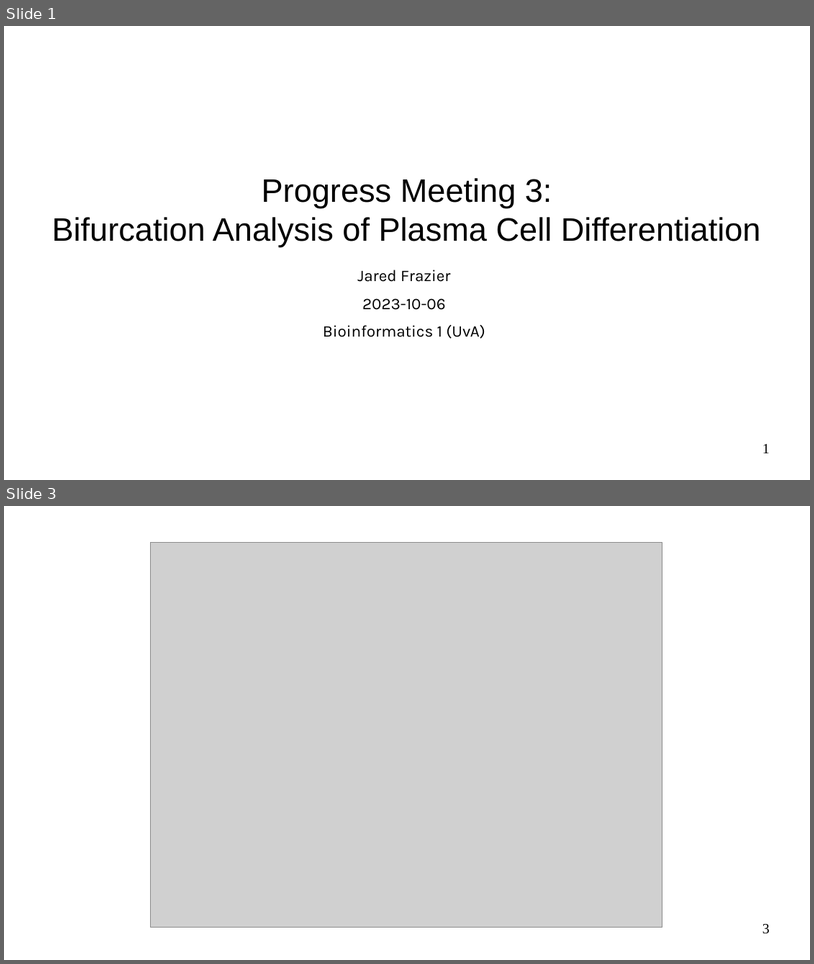
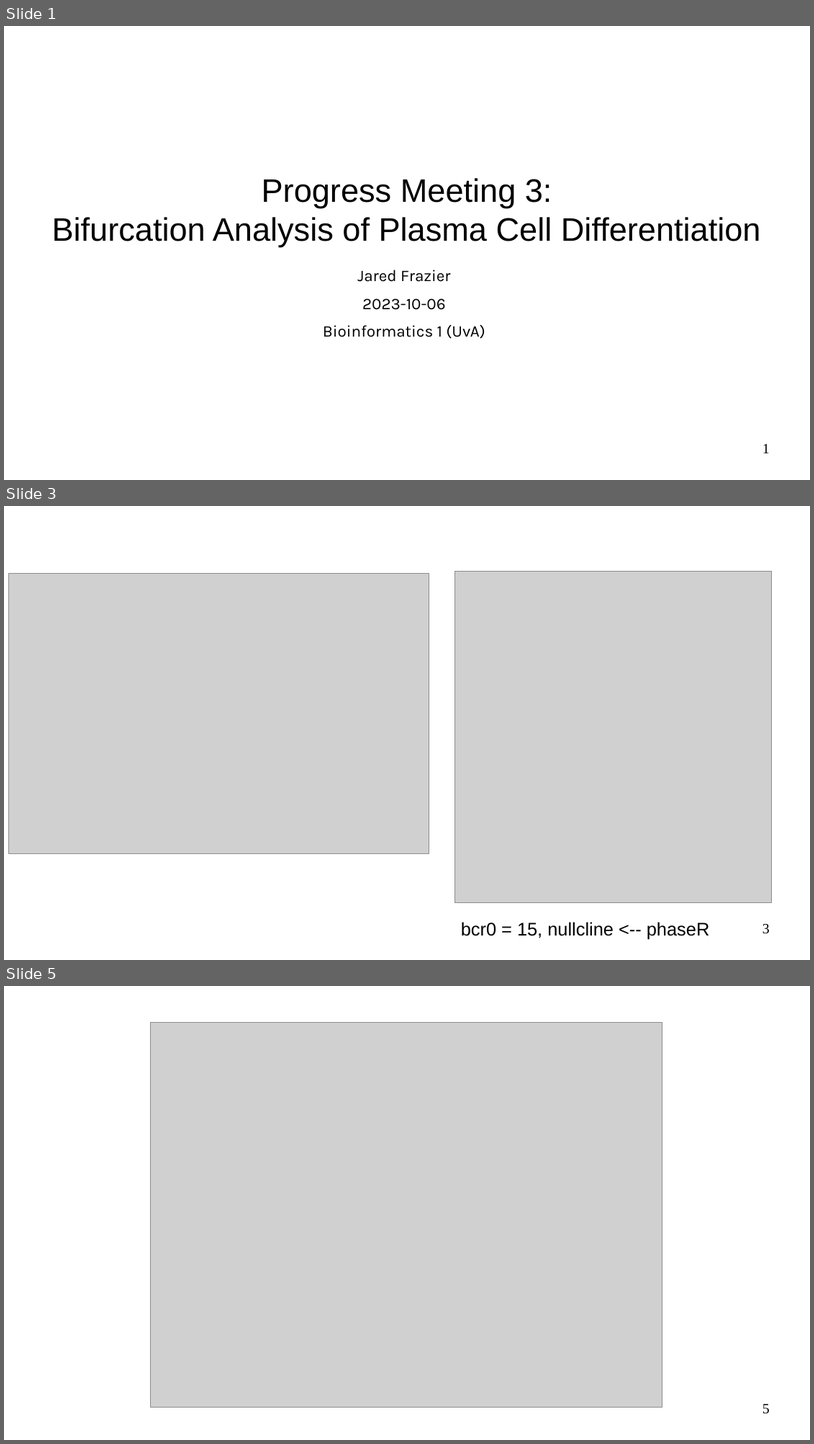
Before and after one commit to jfdev001/PlasmaCellDiff, a slide deck: pptx/20231006_frazier_jared_progress_meeting_3.odp. Shown one above the other, each under a label of ours: slides 1 and 3 before the commit, slides 1, 3 and 5 after it; the slides between them are not shown. The pictures are 814x964 and 814x1444 pixels, drawn with LibreOffice and Linux fonts; fonts in the diff are those of the drawing; grey boxes stand for pictures. Boxes give left, top, right and bottom in pixels: in the first picture for what was removed or moved away, otherwise in the second. Text is boxed around its words. In the diff, an @@ line names an element or a change of style, - is before the commit and + after.

```diff
--- a/pptx/20231006_frazier_jared_progress_meeting_3.odp
+++ b/pptx/20231006_frazier_jared_progress_meeting_3.odp
@@ slide 3 added at (x1=4, y1=506, x2=810, y2=960), background #FFFFFF @@
@@ picture added at (x1=9, y1=574, x2=430, y2=854) @@
@@ picture added at (x1=455, y1=571, x2=772, y2=903) @@
@@ text added at (x1=461, y1=921, x2=710, y2=939), 18 pt, text #000000 @@
+bcr0 = 15, nullcline <-- phaseR
@@ page number added at (x1=763, y1=924, x2=770, y2=934), 14 pt, text #000000 @@
+3
@@ what was slide 3 is now slide 5 @@
@@ page number at (x1=763, y1=1404, x2=770, y2=1414): text changed @@
-3
+5
```
Also in this commit, not shown: 2 slides changed, 1 other slide added, 1 slide removed, 5 other files.
